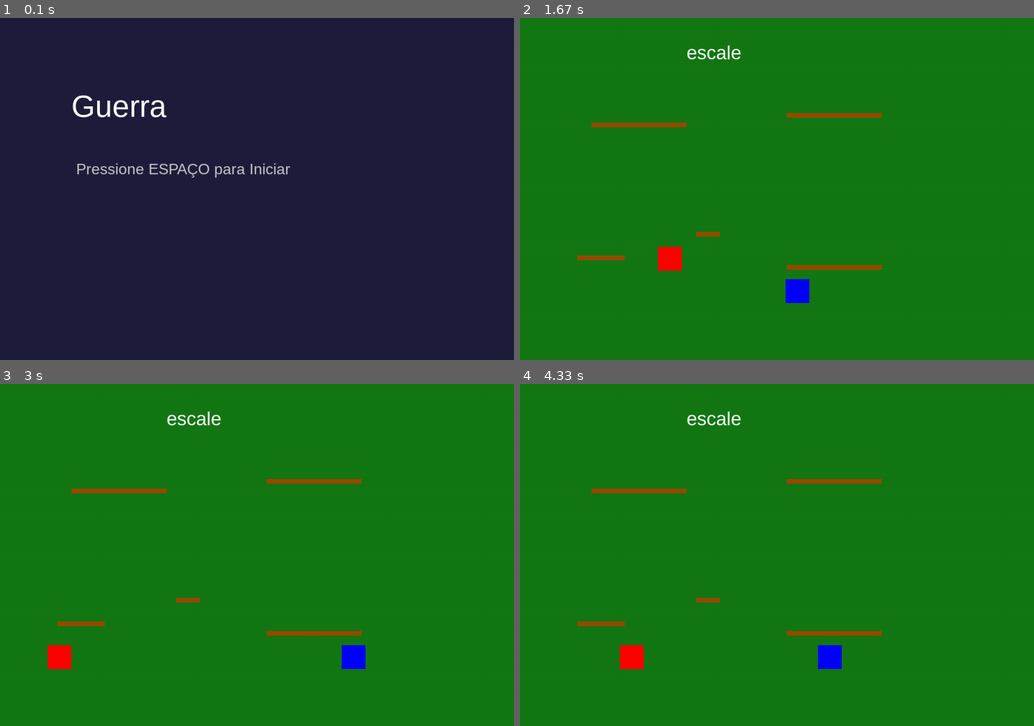
Above: before the commit, frames 1-4 (two rows, left to right).
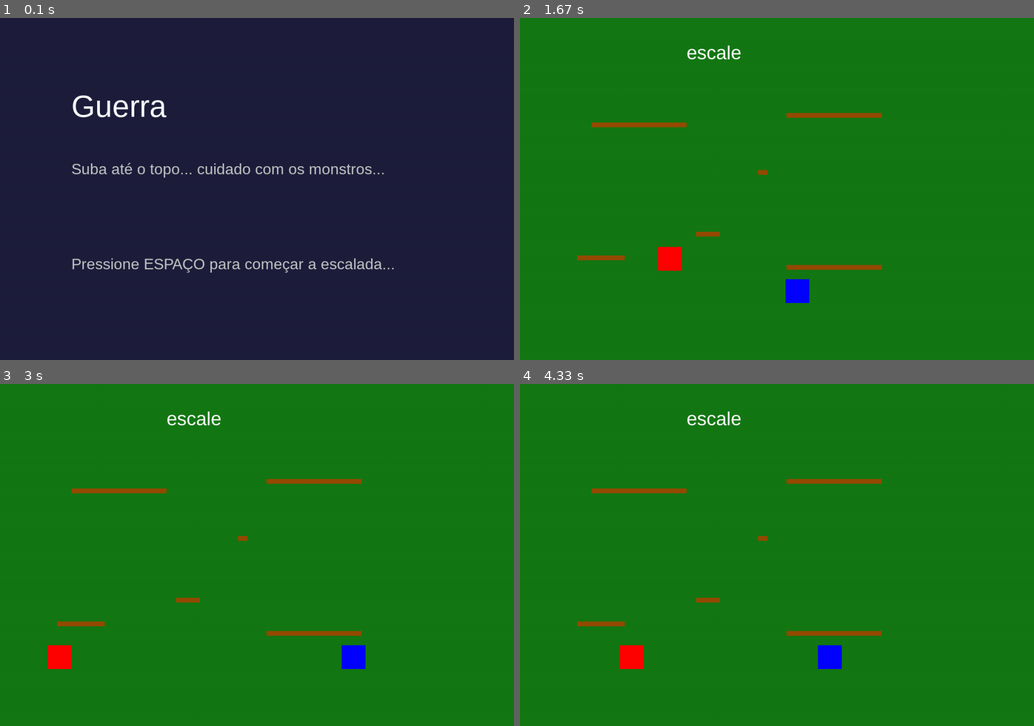
Above: after the commit, the same moments.

Repository: PedrooLino/jogo-topicos-de-computacao
Game: pygame game, started from main.py
Two runs of this game, one before a commit and one after it. Both use one fixed random seed, a clock stepped at 60 frames per second and the inputs below.
Inputs:
- Up to frame 1 (0.1 s): no input
- Up to frame 2 (1.67 s): tap Space at 0.33 s; hold D 0.67-1.13 s; hold W 1.17-1.47 s; hold D from 1.5 s (still down)
- Up to frame 3 (3 s): release D at 1.97 s; hold A 2-2.53 s; hold A 2.57-2.97 s
- Up to frame 4 (4.33 s): hold W 3-3.37 s; hold D 3.4-4.03 s; hold A from 4.07 s (still down)

The runs differ from the first frame. In frame 1, 1.7% of the frame differs, in the area x 14-77%, y 42-75%; in frame 2, less than 0.1%; in frame 3, less than 0.1%; in frame 4, less than 0.1%.

Commit message:
polimento de codigo + mudança nos texts dos menus

Diff:
--- a/scenes/GameWorld.py
+++ b/scenes/GameWorld.py
@@ -10,19 +10,19 @@
         self.font = pygame.font.SysFont("Arial", 40)
         self.ground_y = 600
 
-        # Plataformas (x, y, largura, altura)
+        # plataformas (x, y, largura, altura)
         self.platforms = [
             pygame.Rect(150, 220, 200, 10),
             pygame.Rect(560, 200, 200, 10),
             pygame.Rect(560, 520, 200, 10),
             pygame.Rect(120, 500, 100, 10),
-            pygame.Rect(370, 450, 50, 10)
+            pygame.Rect(370, 450, 50, 10),
+            pygame.Rect(500, 320, 20, 10)
+
         ]
 
-        # Player
         self.player = Player(100, self.ground_y - 50)
 
-        # Lista de inimigos
         self.enemies = [
             Enemy(400, self.ground_y - 50),
             #Enemy(700, self.ground_y - 50)
@@ -36,16 +36,13 @@
                     self.next_scene = MainMenu()
 
     def update(self):
-        # Atualiza o player
         keys = pygame.key.get_pressed()
         self.player.handle_input(keys)
         self.player.update(self.platforms, self.ground_y)
 
-        # Atualiza todos os inimigos
         for enemy in self.enemies:
             enemy.update(self.platforms, self.ground_y)
 
-        # Verifica colisão com inimigos
         player_rect = pygame.Rect(self.player.x, self.player.y, self.player.width, self.player.height)
 
         for enemy in self.enemies:
@@ -55,20 +52,15 @@
                 self.next_scene = DeathMenu()
 
     def render(self, screen):
-        # Fundo
         screen.fill((20, 120, 20))
 
-        # Desenha plataformas
         for plat in self.platforms:
             pygame.draw.rect(screen, (150, 75, 0), plat)
 
-        # Desenha player
         self.player.draw(screen)
 
-        # Desenha inimigos
         for enemy in self.enemies:
             enemy.draw(screen)
 
-        # Texto exemplo
         text = self.font.render("escale", True, (255, 255, 255))
         screen.blit(text, (350, 50))
--- a/scenes/death_menu.py
+++ b/scenes/death_menu.py
@@ -4,7 +4,7 @@
 class DeathMenu(GameScene):
     def __init__(self):
         super().__init__()
-        self.font = pygame.font.SysFont("Arial", 50)
+        self.font = pygame.font.SysFont("Arial", 30)
 
     def handle_events(self, events):
         for event in events:
@@ -18,5 +18,8 @@
 
     def render(self, screen):
         screen.fill((0, 0, 0))
-        text = self.font.render("Você morreu! Pressione ESPAÇO", True, (255, 0, 0))
+        text = self.font.render("Você sucumbiu a escuridão... mas ainda há esperença...", True, (255, 0, 0))
         screen.blit(text, (100, 200))
+
+        text2 = self.font.render("Pressione ESPAÇO para tentar de novo", True, (255, 0, 0))
+        screen.blit(text2, (100, 550))
--- a/scenes/main_menu.py
+++ b/scenes/main_menu.py
@@ -18,12 +18,13 @@
         pass
 
     def render(self, screen):
-        screen.fill((30, 30, 60)) # Fundo azul escuro
+        screen.fill((30, 30, 60))
 
-        # Texto do Título
         title_surf = self.title_font.render("Guerra", True, (255, 255, 255))
         screen.blit(title_surf, (150, 150))
 
-        # Instrução
-        hint_surf = self.font.render("Pressione ESPAÇO para Iniciar", True, (200, 200, 200))
-        screen.blit(hint_surf, (160, 300))
+        description_surf = self.font.render("Suba até o topo... cuidado com os monstros...", True, (200, 200, 200))
+        screen.blit(description_surf, (150, 300))
+
+        hint_surf = self.font.render("Pressione ESPAÇO para começar a escalada...", True, (200, 200, 200))
+        screen.blit(hint_surf, (150, 500))
